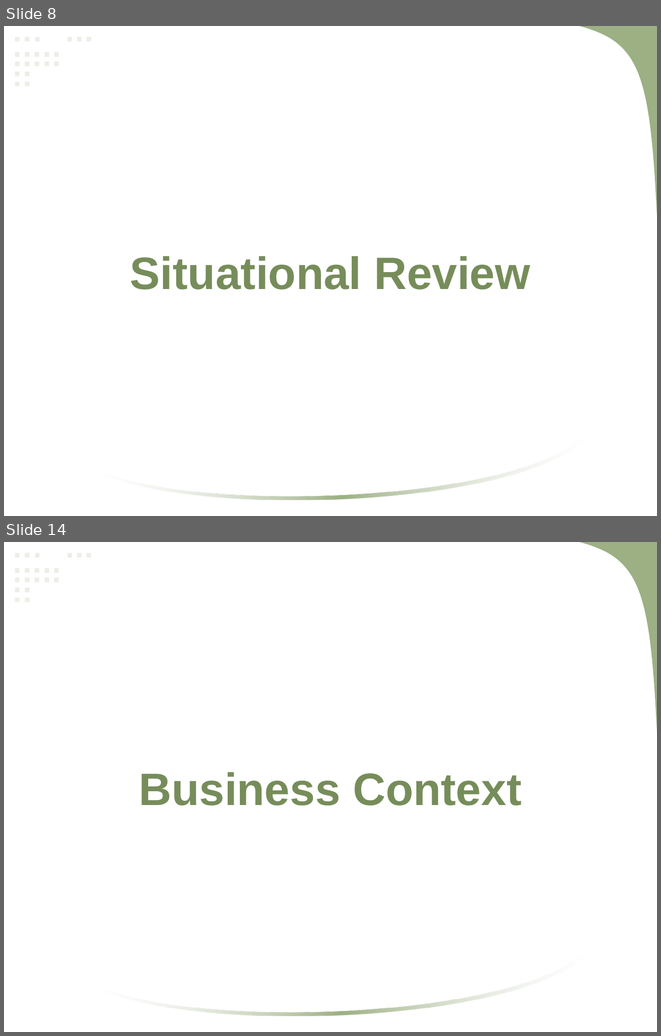
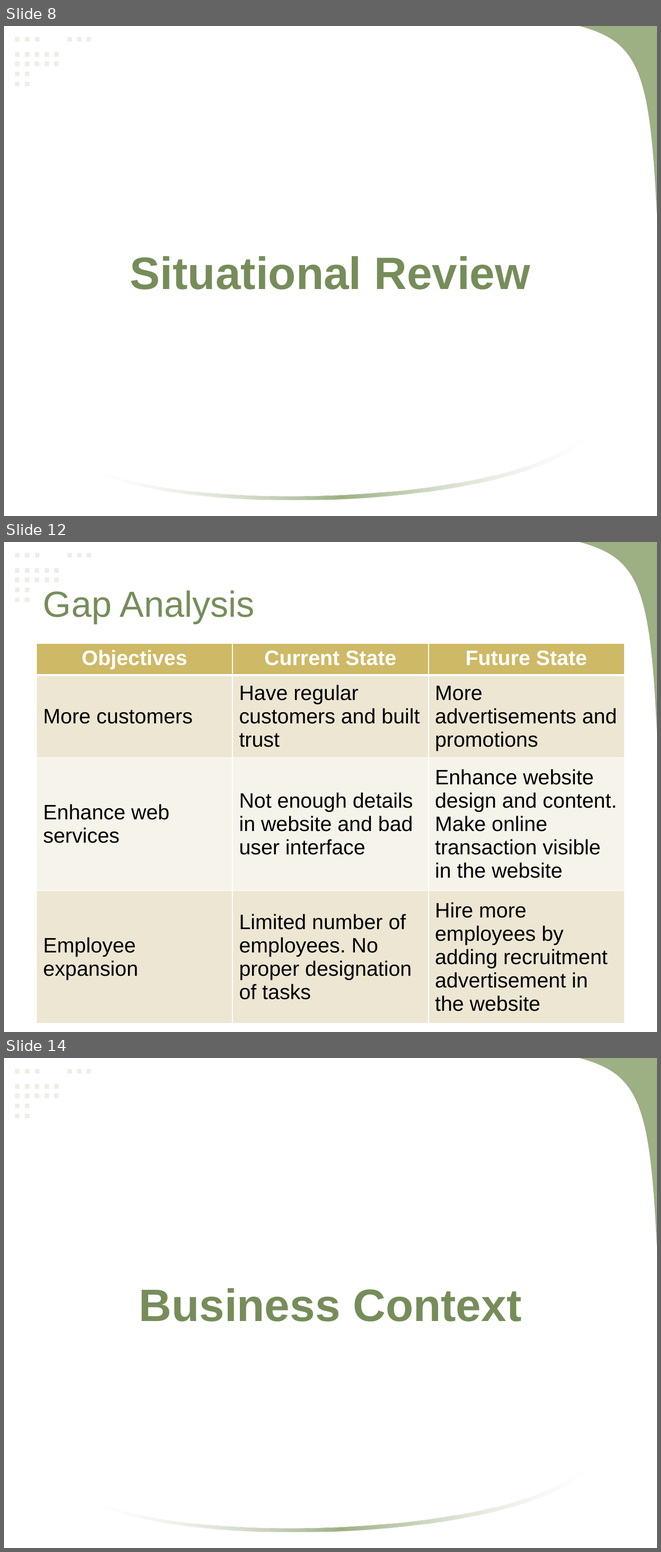
Before and after one commit to mlbelchez/Project---MNSYSIT, a slide deck: Presentation/Neomace Travel and Tours.pptx. Shown one above the other, each under a label of ours: slides 8 and 14 before the commit, slides 8, 12 and 14 after it; the slides between them are not shown. The pictures are 661x1036 and 661x1552 pixels, drawn with LibreOffice and Linux fonts; fonts in the diff are those of the drawing. Boxes give left, top, right and bottom in pixels: in the first picture for what was removed or moved away, otherwise in the second. Text is boxed around its words. In the diff, an @@ line names an element or a change of style, - is before the commit and + after.

```diff
--- a/Presentation/Neomace Travel and Tours.pptx
+++ b/Presentation/Neomace Travel and Tours.pptx
@@ slide 12 added at (4,542,657,1032), background #FFFFFF; not listed: 22 template elements that a slide beside it also shows @@
@@ title added at (43,590,255,623), 40 pt, text #768D5A @@
+Gap Analysis
@@ table added at (37,643,624,1023), 4 rows, 3 columns @@
+Objectives | Current State | Future State
+More customers | Have regular customers and built trust | More advertisements and promotions
+Enhance web services | Not enough details in website and bad user interface | Enhance website design and content. Make online transaction visible in the website
+Employee expansion | Limited number of employees. No proper designation of tasks | Hire more employees by adding recruitment advertisement in the website
```
Also in this commit, not shown: 8 slides changed, 9 other slides added, 4 slides removed.
